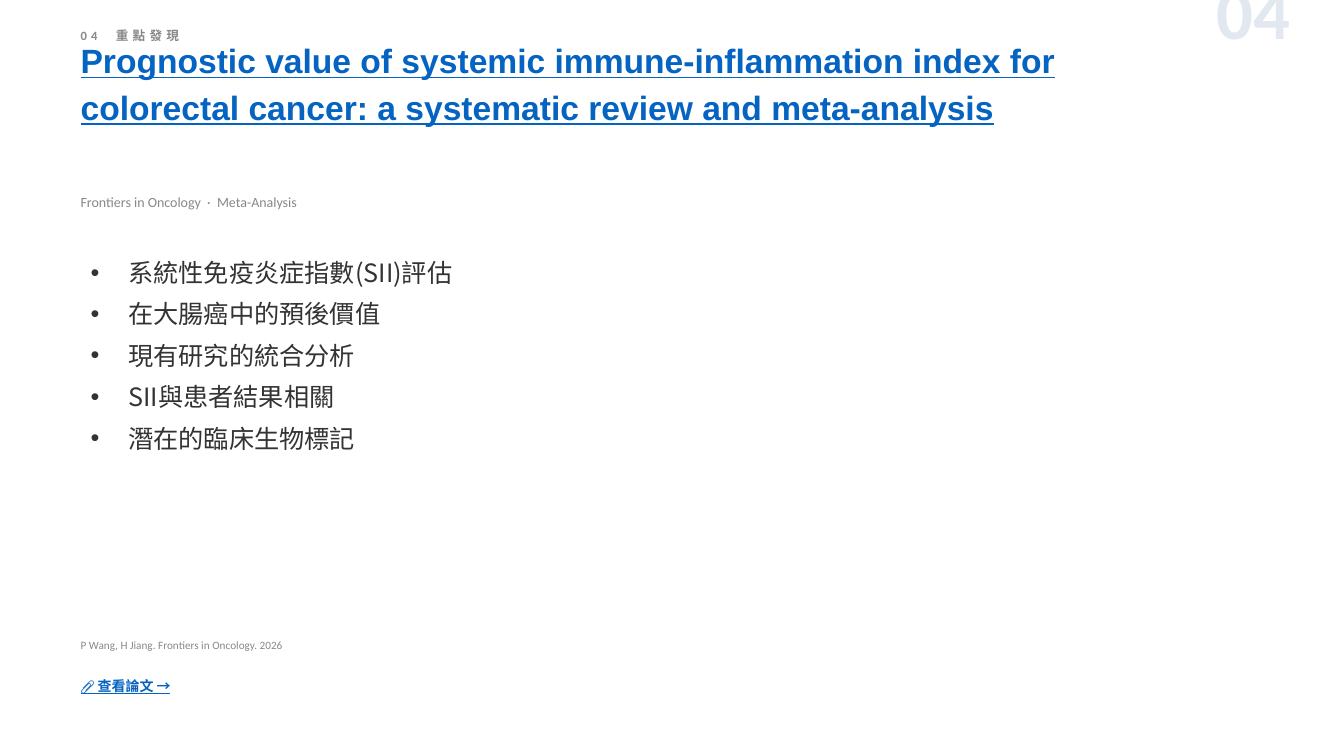
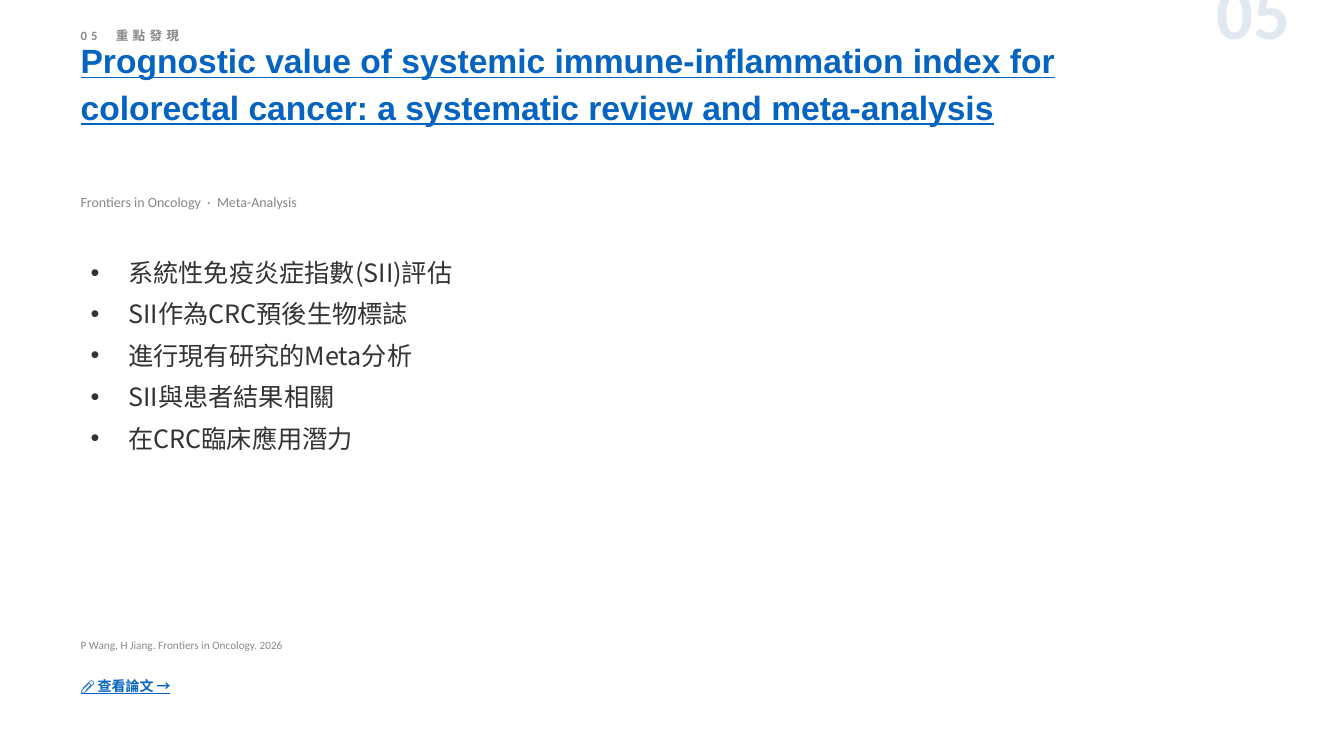
Before and after one commit to jejenhu-maker/colorectal-weekly-digest, a slide deck: slide 7 of docs/digest-zh.pptx (slide 6 before the commit). Drawn at 1344x756 pixels with LibreOffice and Linux fonts; fonts in the diff are those of the drawing. Boxes give left, top, right and bottom in pixels: in the first picture for what was removed or moved away, otherwise in the second. Text is boxed around its words. In the diff, an @@ line names an element or a change of style, - is before the commit and + after.

```diff
--- a/docs/digest-zh.pptx
+++ b/docs/digest-zh.pptx
@@ text at <box>81,29,179,41</box>: text changed @@
-04 重點發現
+05 重點發現
@@ text at <box>1008,10,1291,10</box>: text changed @@
-04
+05
@@ text at <box>128,302,412,367</box>: text changed @@
-• 在大腸癌中的預後價值
-• 現有研究的統合分析
+• SII作為CRC預後生物標誌
+• 進行現有研究的Meta分析
@@ text at <box>128,426,353,450</box>: text changed @@
-• 潛在的臨床生物標記
+• 在CRC臨床應用潛力
```
Also in this commit, not shown: 11 other slides changed, 2 slides added, 2 slides removed, 2 other files.
